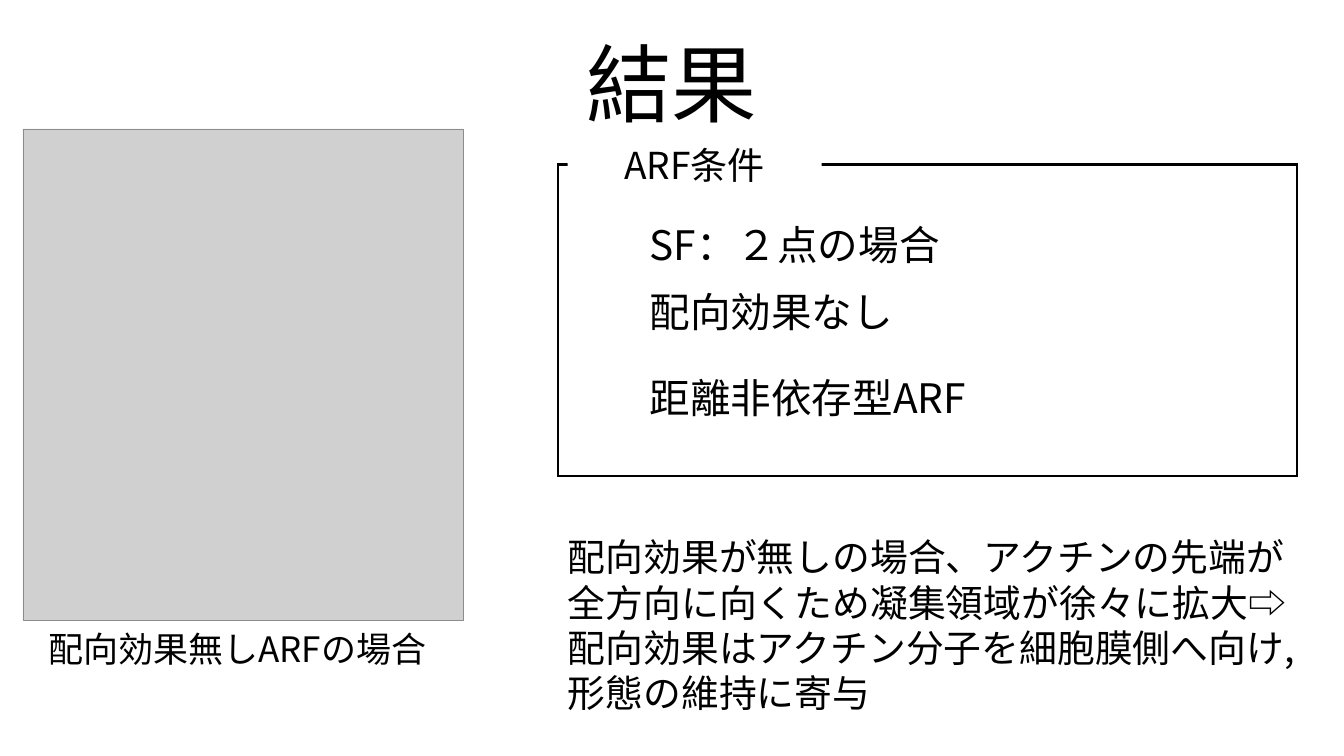
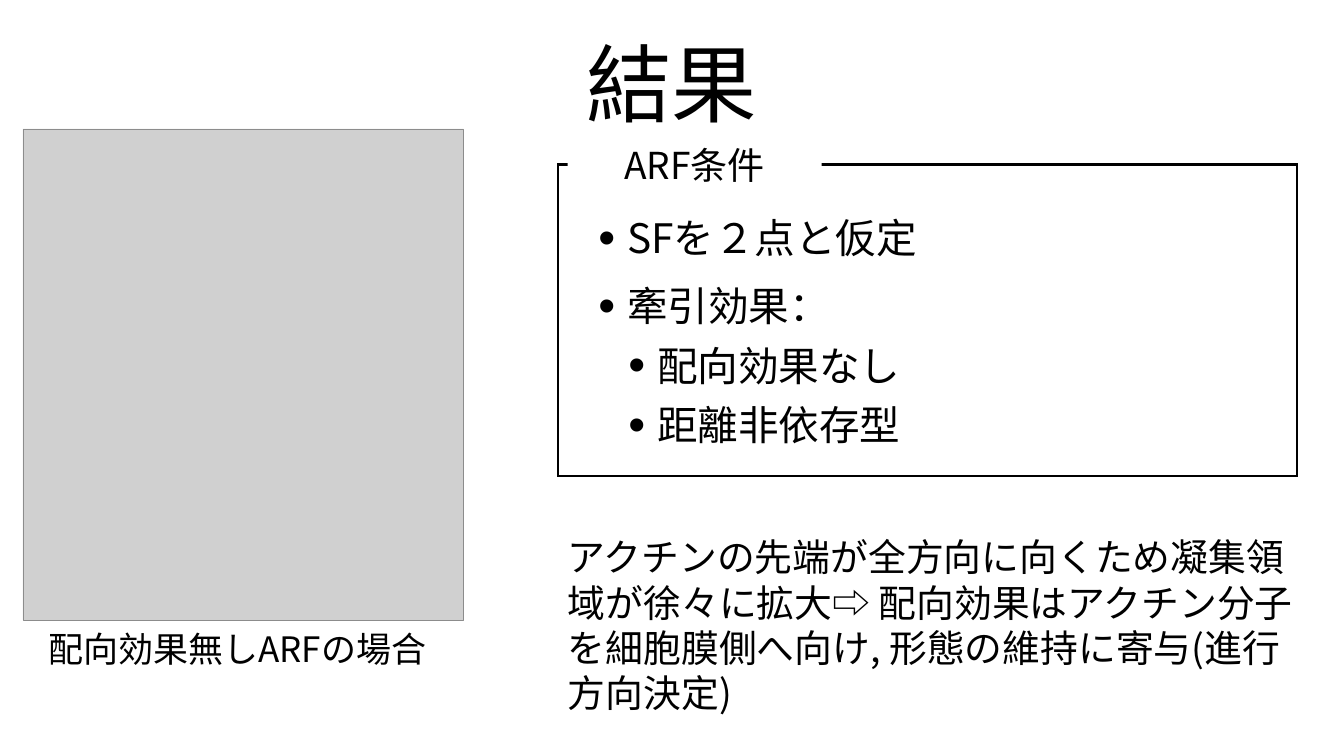
Before and after one commit to tokumaga81/ackera, a slide deck: slide 29 of tokunaga_mp.pptx. Drawn at 1344x756 pixels with LibreOffice and Linux fonts; fonts in the diff are those of the drawing; grey boxes stand for pictures. Boxes give left, top, right and bottom in pixels: in the first picture for what was removed or moved away, otherwise in the second. Text is boxed around its words. In the diff, an @@ line names an element or a change of style, - is before the commit and + after.

```diff
--- a/tokunaga_mp.pptx
+++ b/tokunaga_mp.pptx
@@ text added at box(627, 219, 917, 257), 58 pt, text #000000 @@
+• SFを２点と仮定
@@ text removed at box(650, 226, 940, 264) @@
-SF：２点の場合
@@ text added at box(627, 286, 830, 325), 58 pt, text #000000 @@
+• 牽引効果：
@@ text "配向効果なし": place and size @@
-text "配向効果なし" at box(650, 293, 893, 331)
+text "配向効果なし" at box(657, 347, 900, 385)
@@ text "配向効果なし" at box(657, 347, 900, 385): bullet none to • @@
@@ text at box(657, 406, 900, 444): text changed @@
-距離非依存型ARF
+• 距離非依存型
@@ text at box(568, 539, 1293, 715): text changed @@
-配向効果が無しの場合、アクチンの先端が全方向に向くため凝集領域が徐々に拡大⇨ 配向効果はアクチン分子を細胞膜側へ向け, 形態の維持に寄与
+アクチンの先端が全方向に向くため凝集領域が徐々に拡大⇨ 配向効果はアクチン分子を細胞膜側へ向け, 形態の維持に寄与(進行方向決定)
```
Also in this commit, not shown: 20 other slides changed, 1 other file.
